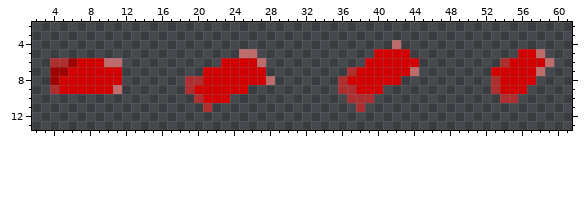
Pixel-art sprite, stored at assets/textures/brake_light_atlas.png. Above: the version before the commit.
The file is 64x16 pixels. Shown: x 2..61, y 2..13.
And afterwards:
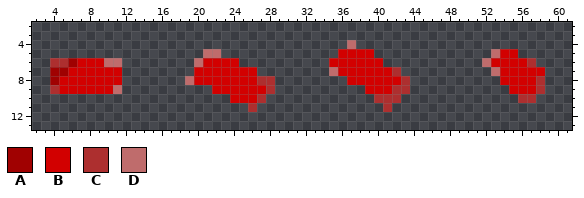
Palette (. is transparent): A #a00101  B #d20000  C #ad2f2f  D #bf6c6c
Changes in this commit:
y 4: x 37 . -> D; x 42 D -> .
y 5: x 21..22 .. -> DD; x 25..26 DD -> ..; x 36..43 ....BBBB -> BBBB....; x 53..58 ...BBD -> DBB...
y 6: x 20..22 ... -> DBB; x 25..27 BBD -> ...; x 35..38 .... -> BBBB; x 41..44 BBBB -> ....; x 52..54 ..C -> DBB; x 57..59 BBD -> C..
y 7: x 20 . -> B; x 27 B -> .; x 35..37 ..C -> DBB; x 42..44 BBD -> C..; x 53 B -> D; x 58 D -> B
y 8: x 19..20 CC -> DB; x 27..28 BD -> CC; x 36 C -> .; x 43 . -> C; x 53 C -> .; x 58 . -> C
y 9: x 19..21 CBB -> ...; x 26..28 ... -> BBC; x 36..38 CCB -> ...; x 41..43 ... -> BCC; x 53..54 CB -> ..; x 57..58 .. -> BC
y 10: x 20..27 CBBB.... -> ....BBBC; x 37..42 CCC... -> ...CCC; x 54..57 CC.. -> ..CC
y 11: x 21 C -> .; x 26 . -> C; x 38 C -> .; x 41 . -> C
